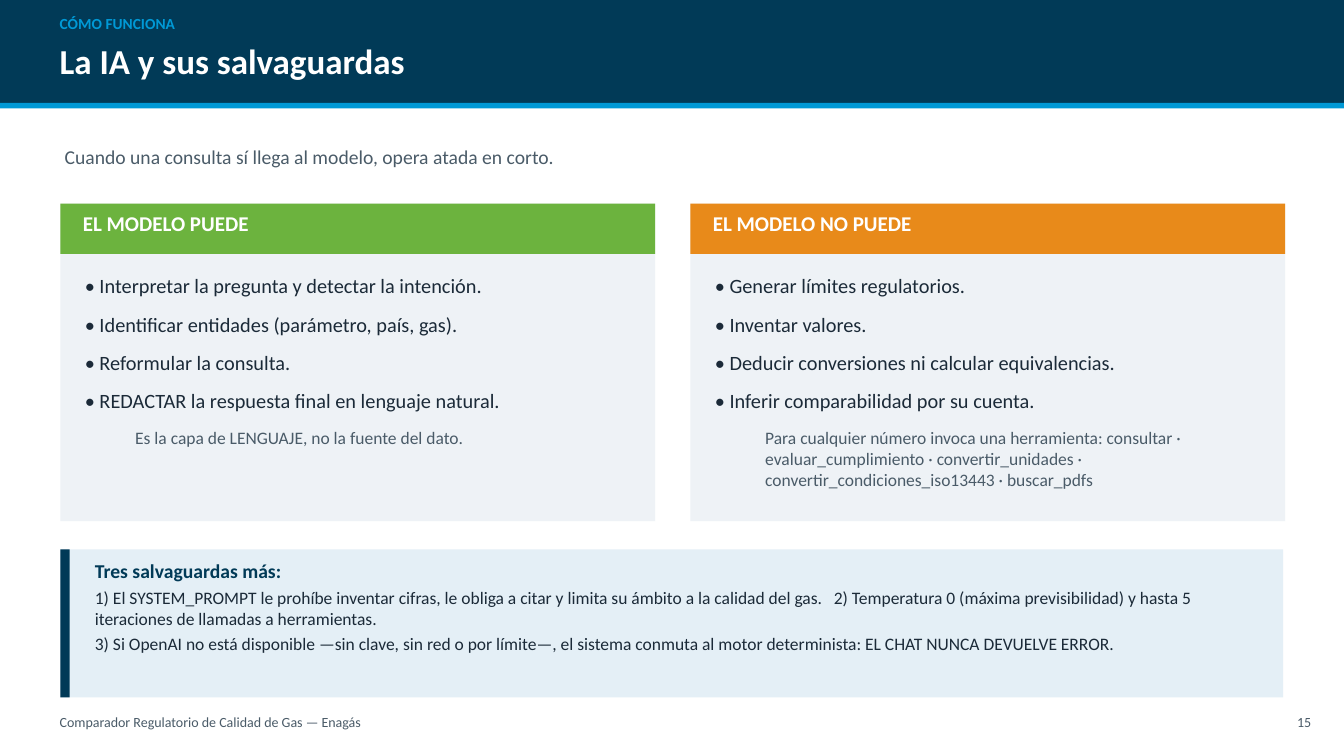
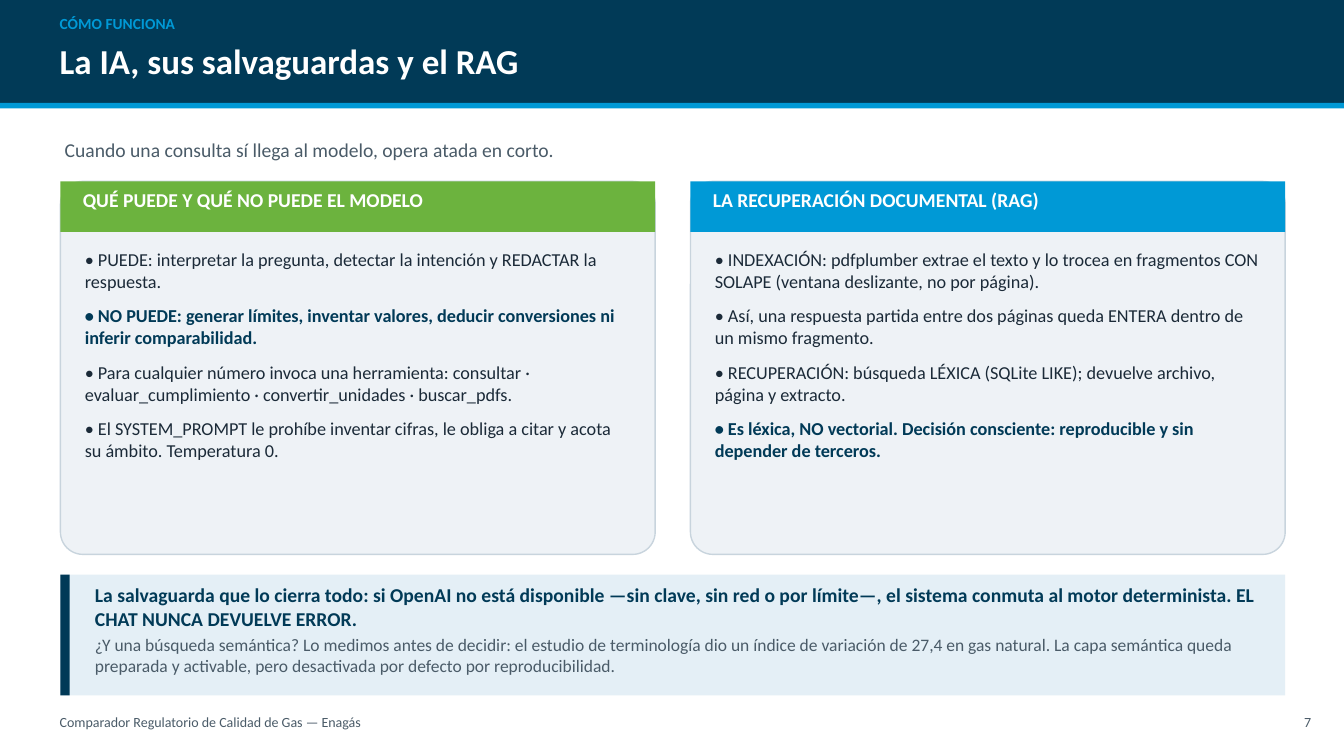
Before and after one commit to CarlosOlivaZurdo/ENAG-S_G1, a slide deck: slide 8 of docs/Presentacion_Comparador_Gas.pptx (slide 16 before the commit). Drawn at 1344x756 pixels with LibreOffice and Linux fonts; fonts in the diff are those of the drawing. Boxes give left, top, right and bottom in pixels: in the first picture for what was removed or moved away, otherwise in the second. Text is boxed around its words. In the diff, an @@ line names an element or a change of style, - is before the commit and + after.

```diff
--- a/docs/Presentacion_Comparador_Gas.pptx
+++ b/docs/Presentacion_Comparador_Gas.pptx
@@ text at (x1=60, y1=49, x2=519, y2=80): text changed @@
-La IA y sus salvaguardas
+La IA, sus salvaguardas y el RAG
@@ text "Cuando una consulta sí llega ..." moved from (x1=65, y1=150, x2=554, y2=168) to (x1=65, y1=143, x2=554, y2=161) @@
@@ rectangle moved from (x1=60, y1=204, x2=655, y2=254) to (x1=60, y1=181, x2=655, y2=232) @@
@@ rounded rectangle resized from (x1=60, y1=204, x2=655, y2=521) to (x1=60, y1=181, x2=655, y2=555) @@
@@ rounded rectangle at (x1=60, y1=181, x2=655, y2=555): rectangle to rounded rectangle; outline none to #C8D4DD 1 pt @@
@@ text at (x1=83, y1=191, x2=423, y2=210): text changed; size 15 to 14 pt @@
-EL MODELO PUEDE
+QUÉ PUEDE Y QUÉ NO PUEDE EL MODELO
@@ rectangle moved from (x1=691, y1=204, x2=1286, y2=254) to (x1=691, y1=181, x2=1286, y2=232) @@
@@ rectangle at (x1=691, y1=181, x2=1286, y2=232): fill #E88A1A to #0099D6 @@
@@ rounded rectangle at (x1=691, y1=181, x2=1286, y2=555): rectangle to rounded rectangle; outline none to #C8D4DD 1 pt @@
@@ rounded rectangle resized from (x1=691, y1=204, x2=1286, y2=521) to (x1=691, y1=181, x2=1286, y2=555) @@
@@ text at (x1=713, y1=191, x2=1038, y2=210): text changed; size 15 to 14 pt @@
-EL MODELO NO PUEDE
+LA RECUPERACIÓN DOCUMENTAL (RAG)
@@ text at (x1=85, y1=253, x2=614, y2=460): text changed; size 14.5 to 13 pt @@
-• Interpretar la pregunta y detectar la intención.
-• Identificar entidades (parámetro, país, gas).
-• Reformular la consulta.
-• REDACTAR la respuesta final en lenguaje natural.
-  Es la capa de LENGUAJE, no la fuente del dato.
+• PUEDE: interpretar la pregunta, detectar la intención y REDACTAR la respuesta.
+• NO PUEDE: generar límites, inventar valores, deducir conversiones ni inferir comparabilidad.
+• Para cualquier número invoca una herramienta: consultar · evaluar_cumplimiento · convertir_unidades · buscar_pdfs.
+• El SYSTEM_PROMPT le prohíbe inventar cifras, le obliga a citar y acota su ámbito. Temperatura 0.
@@ text at (x1=715, y1=251, x2=1258, y2=460): text changed; size 12.5 to 13 pt; text colour #4A5B68 to #1B2A38 @@
-• Generar límites regulatorios.
-• Inventar valores.
-• Deducir conversiones ni calcular equivalencias.
-• Inferir comparabilidad por su cuenta.
-  Para cualquier número invoca una herramienta: consultar · evaluar_cumplimiento · convertir_unidades · convertir_condiciones_iso13443 · buscar_pdfs
+• INDEXACIÓN: pdfplumber extrae el texto y lo trocea en fragmentos CON SOLAPE (ventana deslizante, no por página).
+• Así, una respuesta partida entre dos páginas queda ENTERA dentro de un mismo fragmento.
+• RECUPERACIÓN: búsqueda LÉXICA (SQLite LIKE); devuelve archivo, página y extracto.
+• Es léxica, NO vectorial. Decisión consciente: reproducible y sin depender de terceros.
@@ rectangle resized from (x1=60, y1=549, x2=1284, y2=698) to (x1=60, y1=575, x2=1286, y2=696) @@
@@ rectangle resized from (x1=60, y1=549, x2=70, y2=698) to (x1=60, y1=575, x2=70, y2=696) @@
@@ text at (x1=95, y1=588, x2=1254, y2=675): text changed; text colour #1B2A38 to #4A5B68 @@
-Tres salvaguardas más:
-1) El SYSTEM_PROMPT le prohíbe inventar cifras, le obliga a citar y limita su ámbito a la calidad del gas. 2) Temperatura 0 (máxima previsibilidad) y hasta 5 iteraciones de llamadas a herramientas.
-3) Si OpenAI no está disponible —sin clave, sin red o por límite—, el sistema conmuta al motor determinista: EL CHAT NUNCA DEVUELVE ERROR.
+La salvaguarda que lo cierra todo: si OpenAI no está disponible —sin clave, sin red o por límite—, el sistema conmuta al motor determinista. EL CHAT NUNCA DEVUELVE ERROR.
+¿Y una búsqueda semántica? Lo medimos antes de decidir: el estudio de terminología dio un índice de variación de 27,4 en gas natural. La capa semántica queda preparada y activable, pero desactivada por defecto por reproducibilidad.
@@ text at (x1=1304, y1=718, x2=1311, y2=727): text changed @@
-15
+7
```
Also in this commit, not shown: 8 other slides changed, 9 slides removed, 1 other file.
